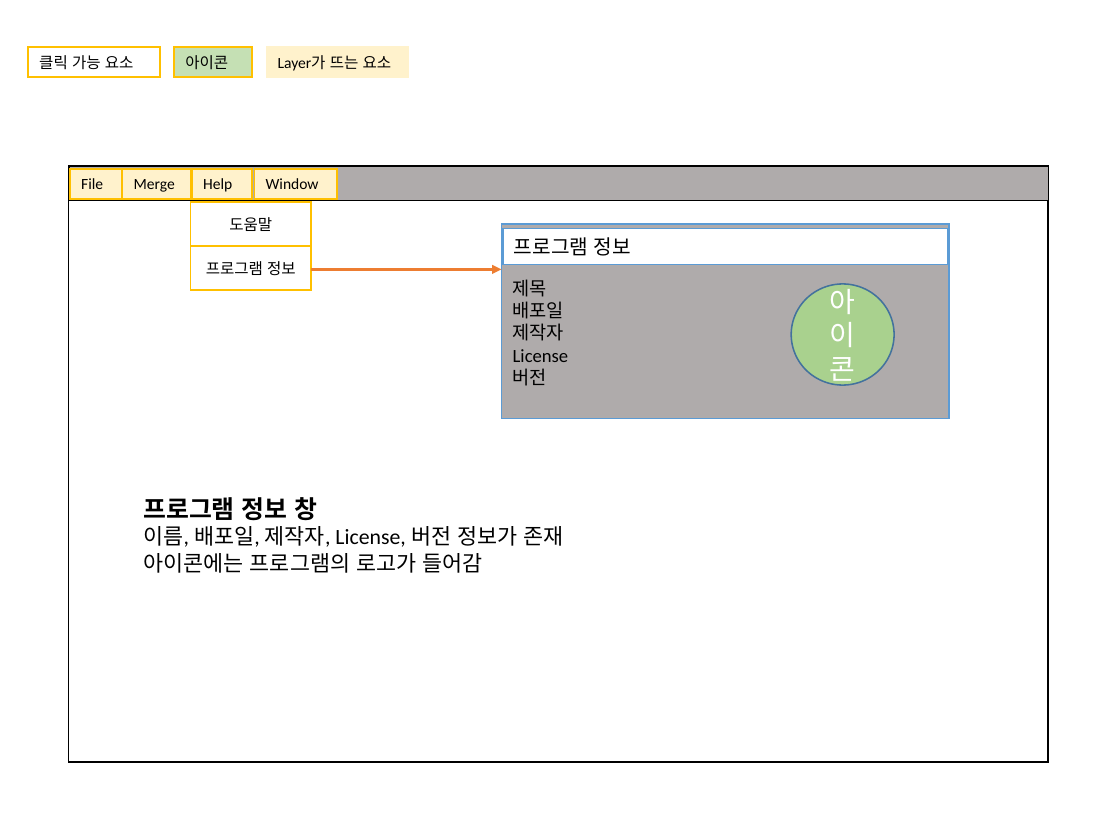
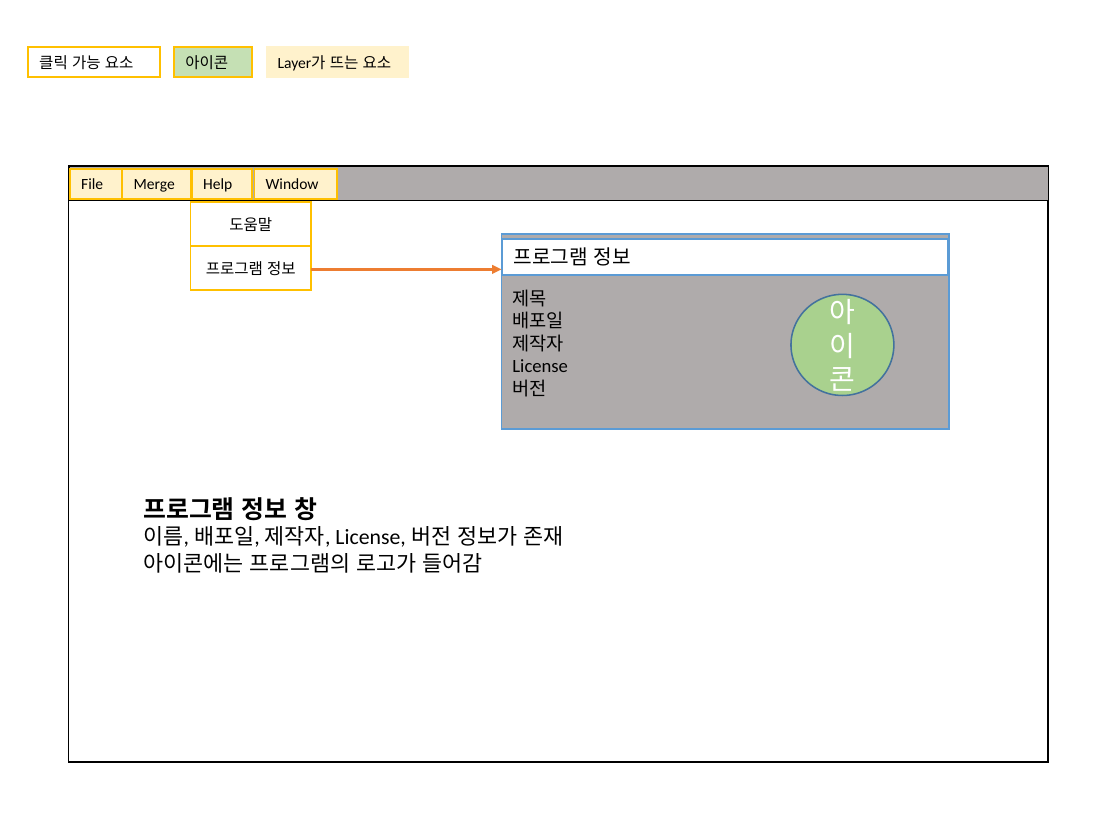
Before and after one commit to kyung2/cau_SE, a slide deck: slide 7 of SW.pptx. Drawn at 1120x840 pixels with LibreOffice and Linux fonts; fonts in the diff are those of the drawing. Boxes give left, top, right and bottom in pixels: in the first picture for what was removed or moved away, otherwise in the second. Text is boxed around its words. In the diff, an @@ line names an element or a change of style, - is before the commit and + after.

Commit message:
commit 테스트

```diff
--- a/SW.pptx
+++ b/SW.pptx
@@ 2 rectangles, 1 ellipse: place and size @@
-2 rectangles, 1 ellipse at [502, 224, 950, 419]
+2 rectangles, 1 ellipse at [502, 234, 950, 429]
```
